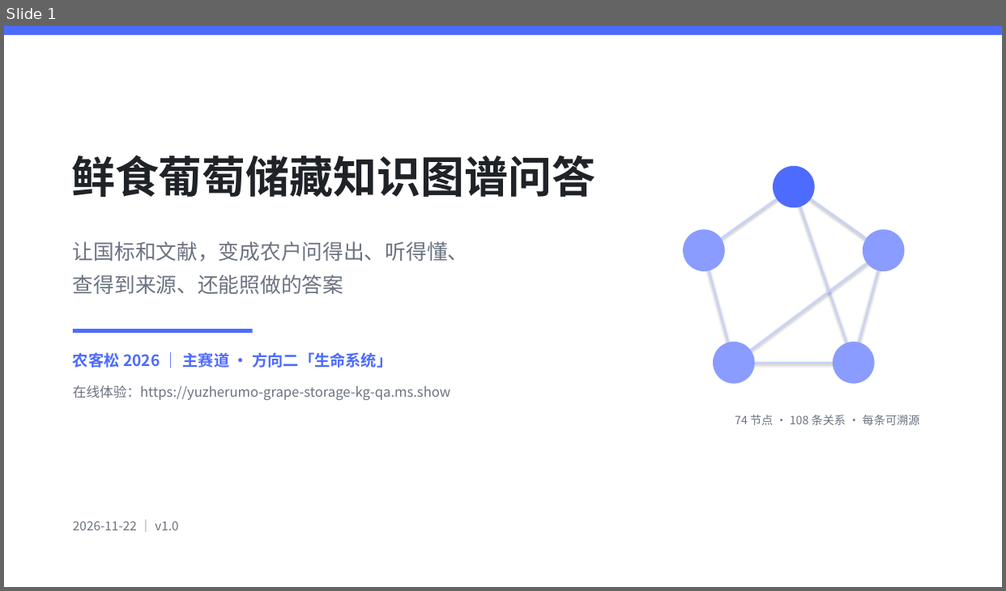
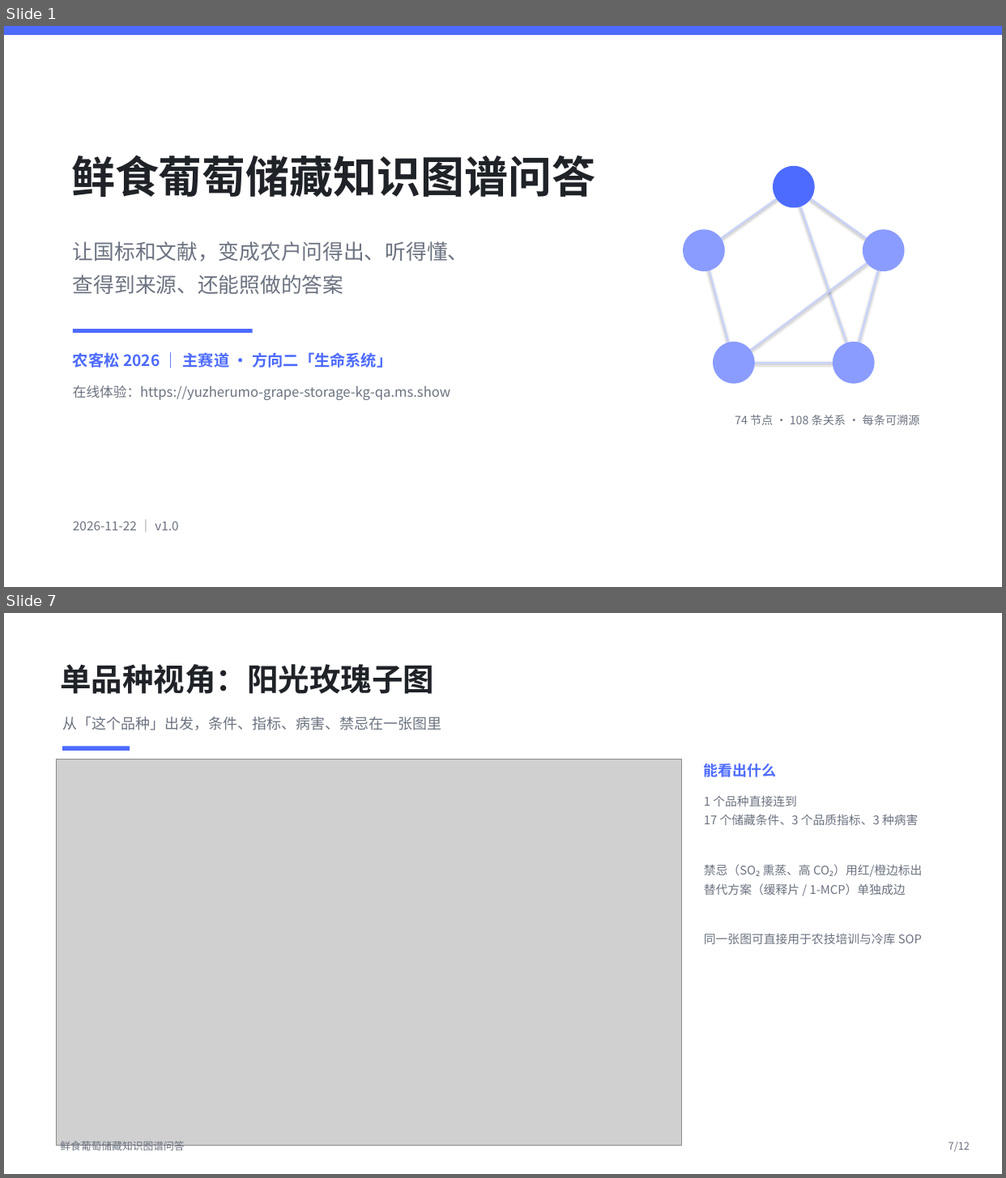
Before and after one commit to Yuzherumo/grape-storage-kg-qa, a slide deck: docs/pitch_deck.pptx. Shown one above the other, each under a label of ours: slide 1 before the commit, slides 1 and 7 after it; the slides between them are not shown. The pictures are 1006x591 and 1006x1178 pixels, drawn with LibreOffice and Linux fonts; fonts in the diff are those of the drawing; grey boxes stand for pictures. Boxes give left, top, right and bottom in pixels: in the first picture for what was removed or moved away, otherwise in the second. Text is boxed around its words. In the diff, an @@ line names an element or a change of style, - is before the commit and + after.

Commit message:
知识图谱可视化: 纯标准库力导向布局生成SVG(graph_view.py) + UI侧栏图谱视图(全图/阳光玫瑰子图) + export_graph.py与docs/assets(SVG/PNG) + README新增可视化章节 + pitch deck 12页(含2页图谱)

```diff
--- a/docs/pitch_deck.pptx
+++ b/docs/pitch_deck.pptx
@@ slide 7 added at [4,613,1002,1174], background #FFFFFF @@
@@ text added at [60,664,434,694], 30 pt, text #1F2328, bold @@
+单品种视角：阳光玫瑰子图
@@ text added at [62,717,441,730], 14 pt, text #6B7280 @@
+从「这个品种」出发，条件、指标、病害、禁忌在一张图里
@@ rectangle added at [62,747,130,751], fill #4D6BFE @@
@@ picture added at [57,759,681,1146] @@
@@ text added at [704,763,777,777], 14 pt, text #4D6BFE, bold @@
+能看出什么
@@ text added at [704,795,922,944], 11.5 pt, text #6B7280 @@
+1 个品种直接连到
+17 个储藏条件、3 个品质指标、3 种病害
+禁忌（SO₂ 熏蒸、高 CO₂）用红/橙边标出
+替代方案（缓释片 / 1-MCP）单独成边
+同一张图可直接用于农技培训与冷库 SOP
@@ text added at [60,1141,185,1154], 10 pt, text #6B7280 @@
+鲜食葡萄储藏知识图谱问答
@@ text added at [948,1142,970,1152], 10 pt, text #6B7280 @@
+7/12
```
Also in this commit, not shown: 9 slides changed, 1 other slide added, 9 other files.
